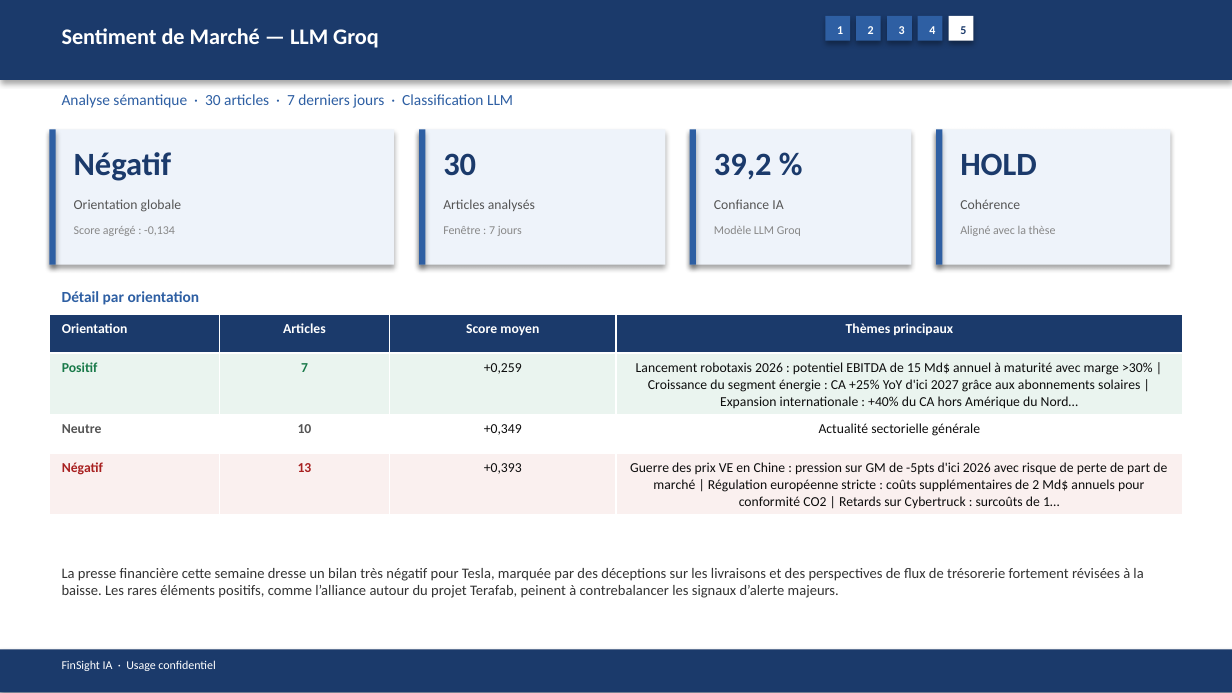
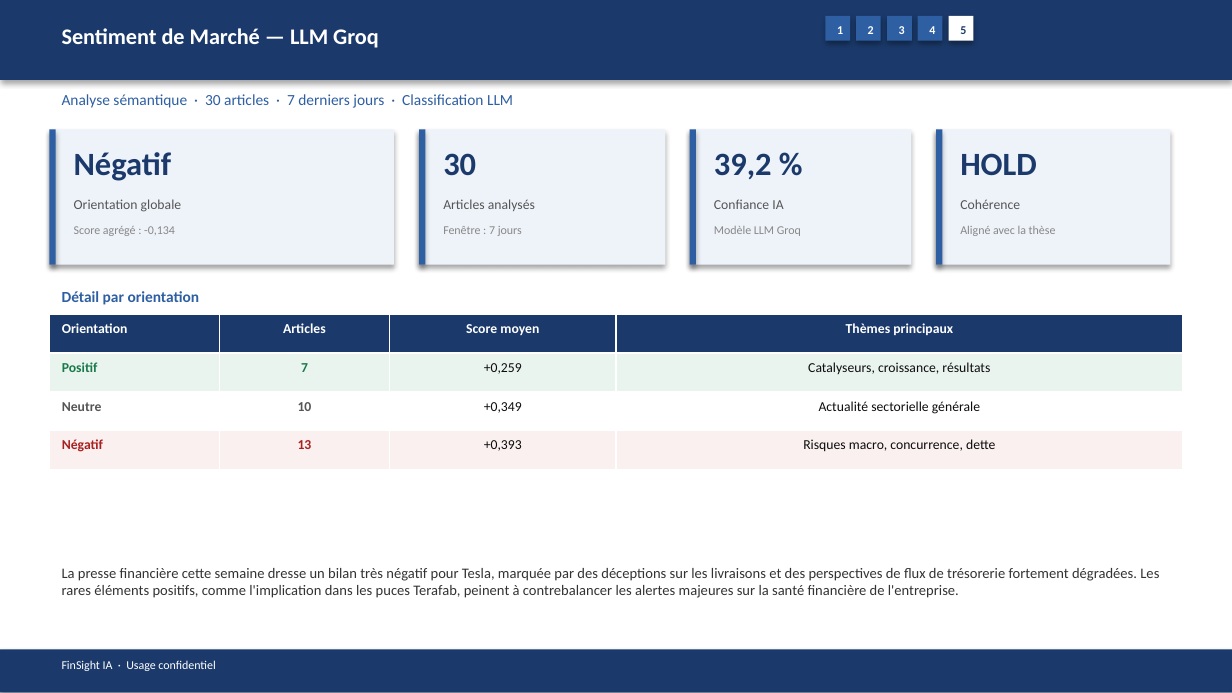
Before and after one commit to baptistejeh07-art/finsight-ia, a slide deck: slide 21 of preview/TSLA/TSLA_pitchbook.pptx. Drawn at 1232x693 pixels with LibreOffice and Linux fonts; fonts in the diff are those of the drawing. Boxes give left, top, right and bottom in pixels: in the first picture for what was removed or moved away, otherwise in the second. Text is boxed around its words. In the diff, an @@ line names an element or a change of style, - is before the commit and + after.

```diff
--- a/preview/TSLA/TSLA_pitchbook.pptx
+++ b/preview/TSLA/TSLA_pitchbook.pptx
@@ table at [49, 314, 1183, 469] @@
-row 2, column 4: Lancement robotaxis 2026 : potentiel EBITDA de 15 Md$ annuel à maturité avec marge >30% | Croissance du segment énergie : CA +25% YoY d'ici 2027 grâce aux abonnements solaires | Expansion internationale : +40% du CA hors Amérique du Nord…
+row 2, column 4: Catalyseurs, croissance, résultats
-row 4, column 4: Guerre des prix VE en Chine : pression sur GM de -5pts d'ici 2026 avec risque de perte de part de marché | Régulation européenne stricte : coûts supplémentaires de 2 Md$ annuels pour conformité CO2 | Retards sur Cybertruck : surcoûts de 1…
+row 4, column 4: Risques macro, concurrence, dette
@@ text at [62, 568, 1159, 598]: text changed @@
-La presse financière cette semaine dresse un bilan très négatif pour Tesla, marquée par des déceptions sur les livraisons et des perspectives de flux de trésorerie fortement révisées à la baisse. Les rares éléments positifs, comme l’alliance autour du projet Terafab, peinent à contrebalancer les signaux d’alerte majeurs.
+La presse financière cette semaine dresse un bilan très négatif pour Tesla, marquée par des déceptions sur les livraisons et des perspectives de flux de trésorerie fortement dégradées. Les rares éléments positifs, comme l'implication dans les puces Terafab, peinent à contrebalancer les alertes majeures sur la santé financière de l'entreprise.
```
Also in this commit, not shown: 17 other slides changed, 4 other files.
